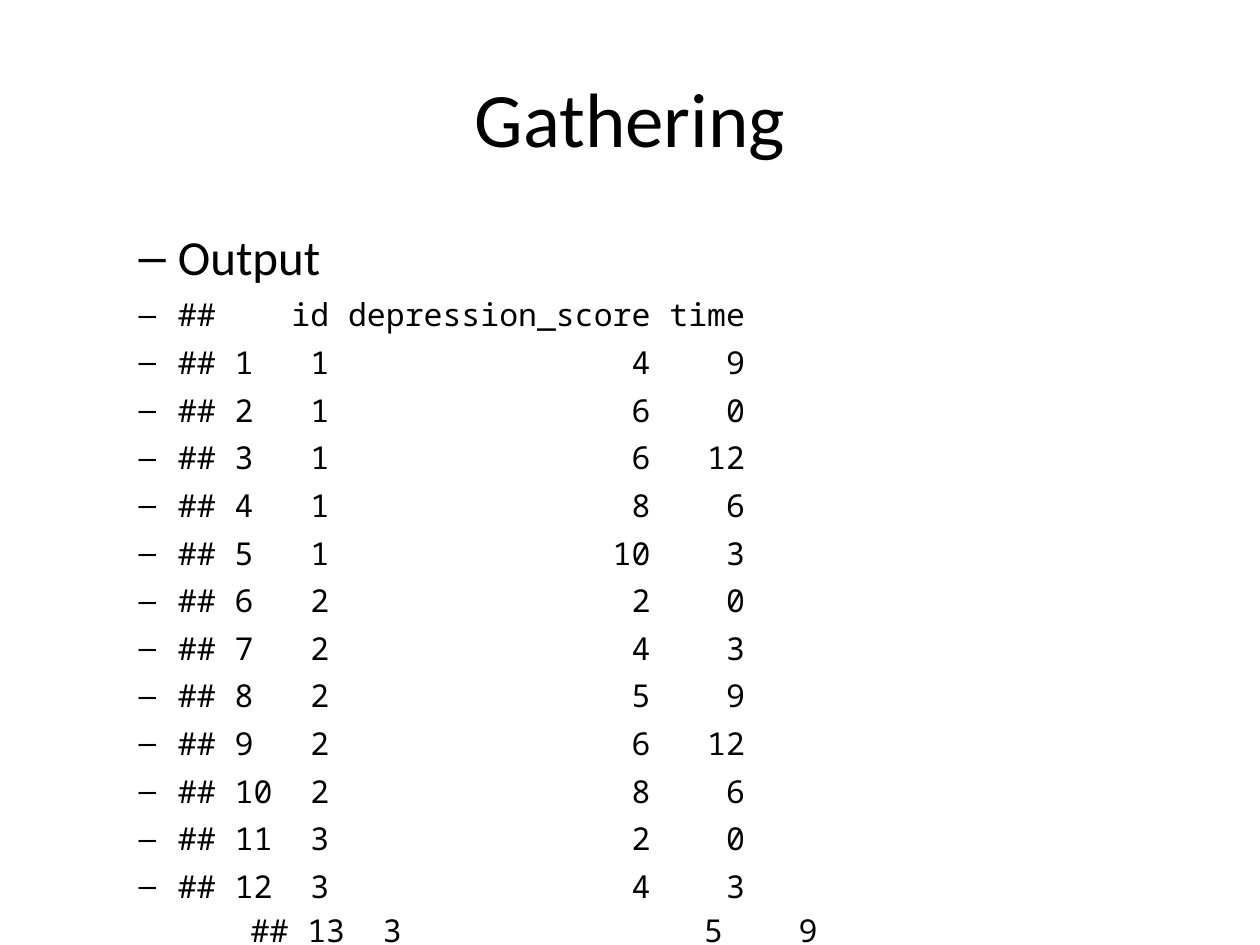
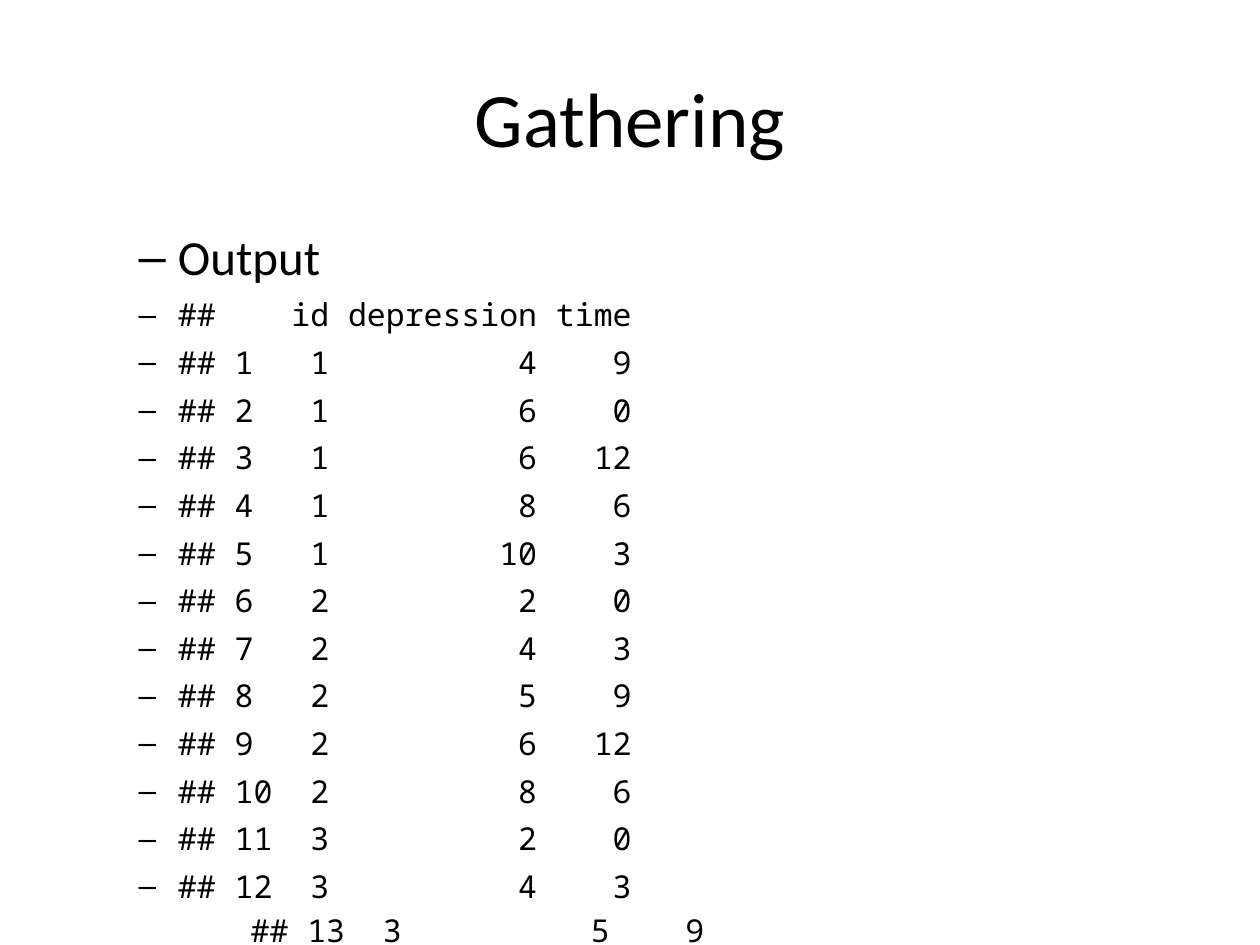
Before and after one commit to pmean/introduction-to-sql, a slide deck: slide 7 of module15-gathering-and-spreading/gather.pptx (slide 8 before the commit). Drawn at 1260x945 pixels with LibreOffice and Linux fonts; fonts in the diff are those of the drawing. Boxes give left, top, right and bottom in pixels: in the first picture for what was removed or moved away, otherwise in the second. Text is boxed around its words. In the diff, an @@ line names an element or a change of style, - is before the commit and + after.

```diff
--- a/module15-gathering-and-spreading/gather.pptx
+++ b/module15-gathering-and-spreading/gather.pptx
@@ text at bbox=[235, 302, 704, 943]: text changed @@
-## id depression_score time
-## 1 1 4 9
-## 2 1 6 0
-## 3 1 6 12
-## 4 1 8 6
-## 5 1 10 3
-## 6 2 2 0
-## 7 2 4 3
-## 8 2 5 9
-## 9 2 6 12
-## 10 2 8 6
-## 11 3 2 0
-## 12 3 4 3
-## 13 3 5 9
+## id depression time
+## 1 1 4 9
+## 2 1 6 0
+## 3 1 6 12
+## 4 1 8 6
+## 5 1 10 3
+## 6 2 2 0
+## 7 2 4 3
+## 8 2 5 9
+## 9 2 6 12
+## 10 2 8 6
+## 11 3 2 0
+## 12 3 4 3
+## 13 3 5 9
```
Also in this commit, not shown: 6 other slides changed, 8 slides added, 5 other files.
